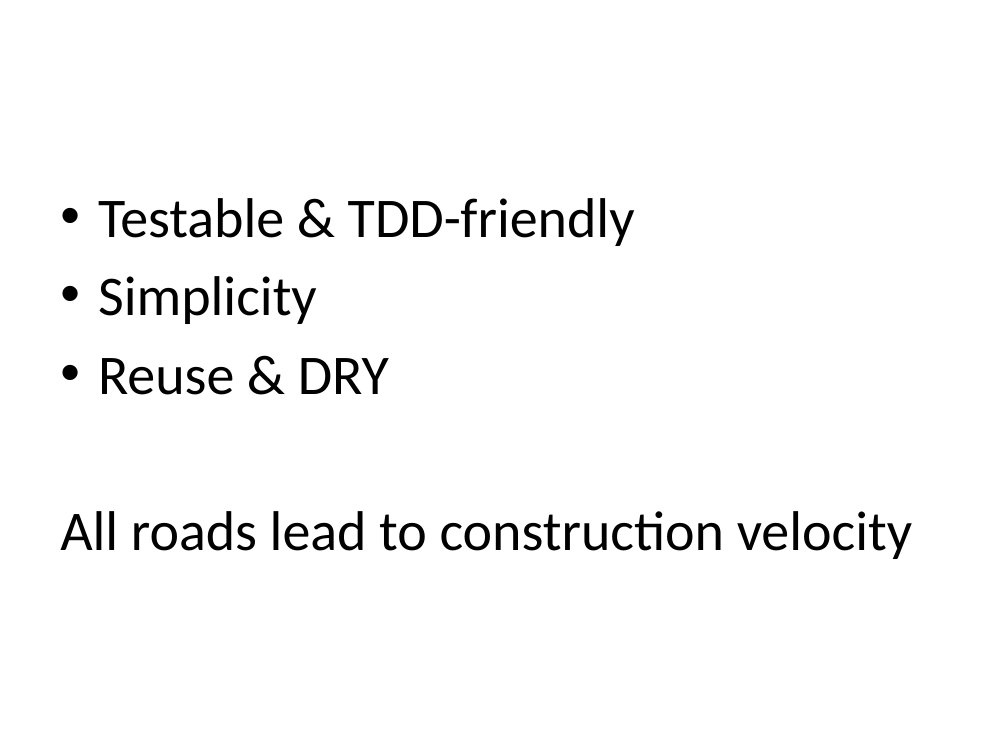
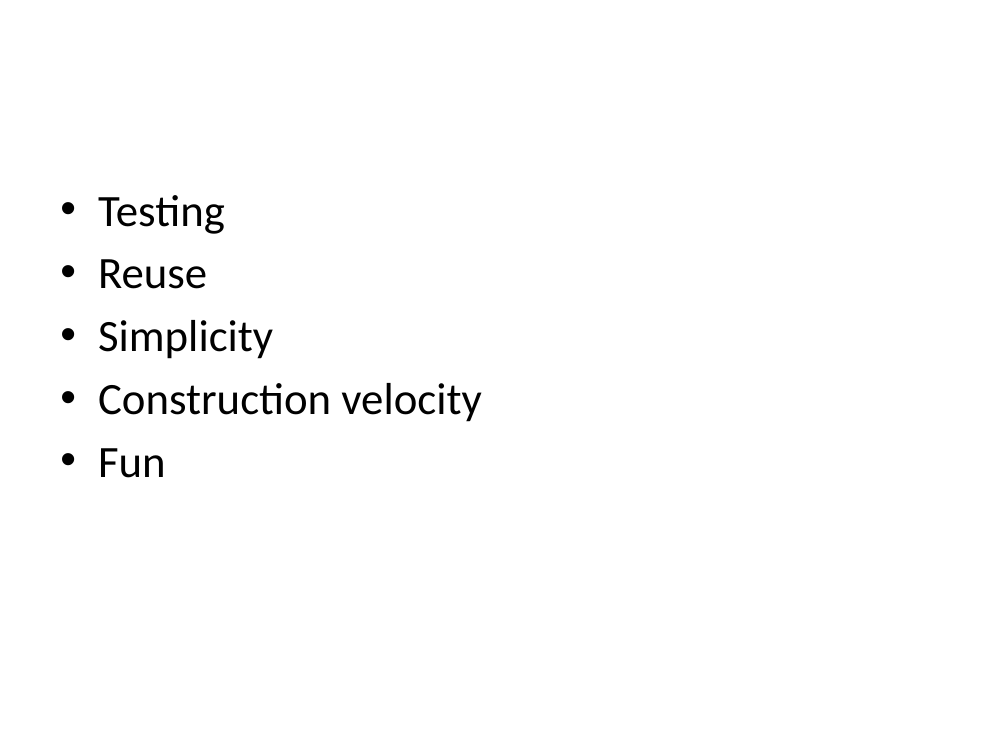
Before and after one commit to calebjenkins/Practical-IOC, a slide deck: slide 20 of Headspring.pptx. Drawn at 1008x756 pixels with LibreOffice and Linux fonts; fonts in the diff are those of the drawing; background and template pictures are left out. Boxes give left, top, right and bottom in pixels: in the first picture for what was removed or moved away, otherwise in the second. Text is boxed around its words. In the diff, an @@ line names an element or a change of style, - is before the commit and + after.

Commit message:
Revert "changed up a slide"
This reverts commit a52b5b4729d0b435600de000cba9eaa8415170d3.

```diff
--- a/Headspring.pptx
+++ b/Headspring.pptx
@@ text at box(98, 195, 225, 289): text changed; size 40 to 32 pt @@
-• Testable & TDD-friendly
+• Testing
+• Reuse
@@ text at box(98, 320, 273, 359): size 40 to 32 pt in "Simplicity"; less space between paragraphs @@
@@ text at box(98, 383, 481, 478): text changed; size 40 to 32 pt @@
-• Reuse & DRY
-All roads lead to construction velocity
+• Construction velocity
+• Fun
```
Also in this commit, not shown: 11 other files.
